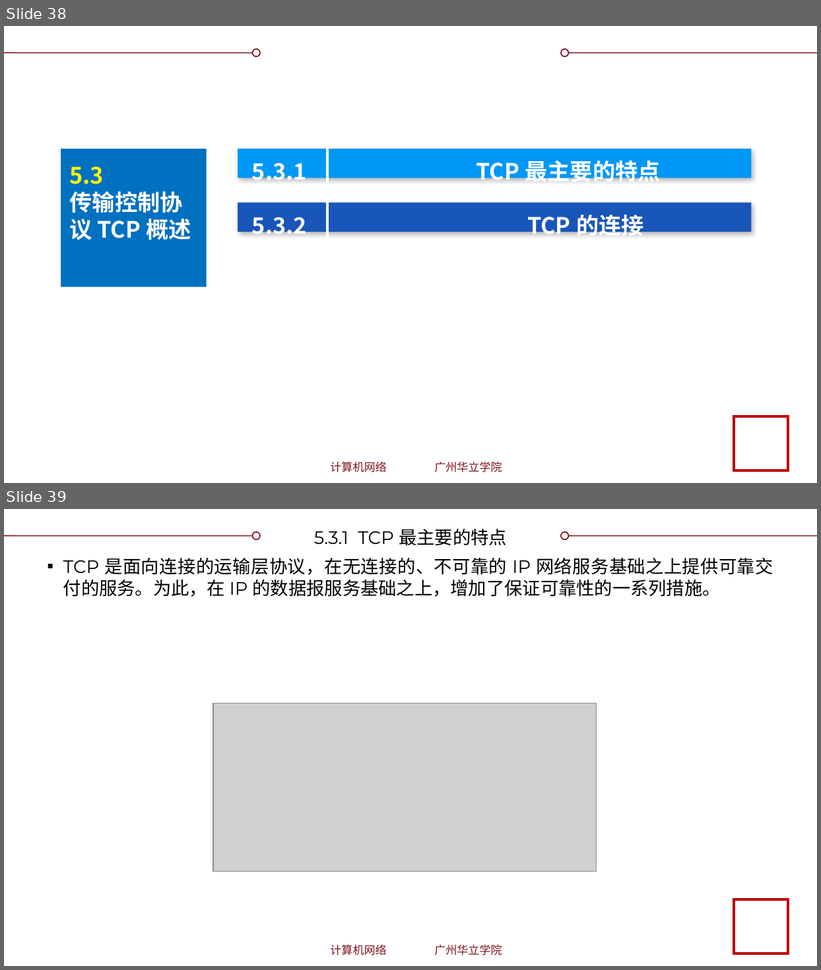
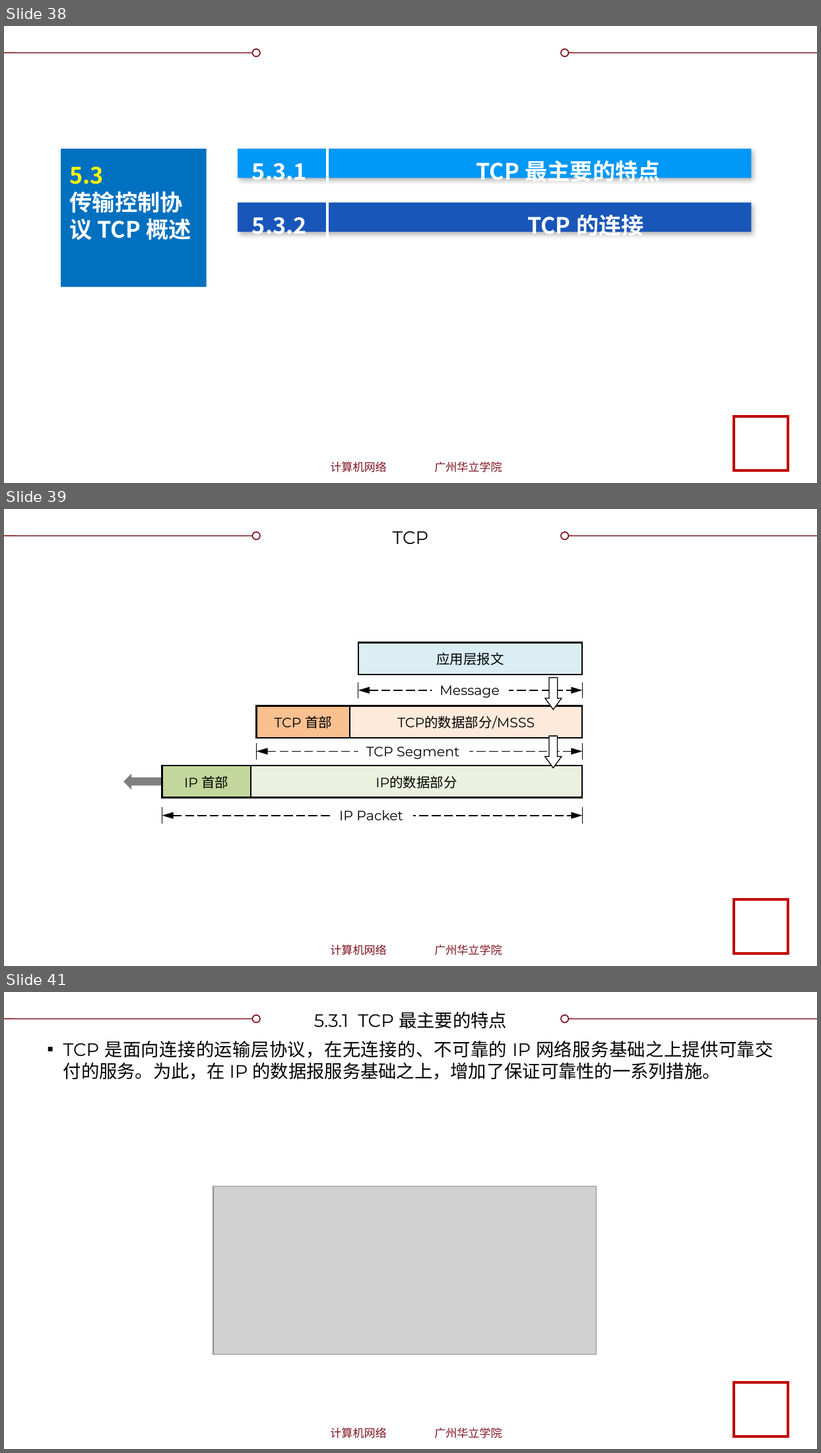
Before and after one commit to glplaman/glplaman.github.io, a slide deck: network/ppt/chap5.pptx. Shown one above the other, each under a label of ours: slides 38 and 39 before the commit, slides 38, 39 and 41 after it; the slides between them are not shown. The pictures are 821x970 and 821x1453 pixels, drawn with LibreOffice and Linux fonts; fonts in the diff are those of the drawing; grey boxes stand for pictures; background and template pictures are left out. Boxes give left, top, right and bottom in pixels: in the first picture for what was removed or moved away, otherwise in the second. Text is boxed around its words. In the diff, an @@ line names an element or a change of style, - is before the commit and + after.

```diff
--- a/network/ppt/chap5.pptx
+++ b/network/ppt/chap5.pptx
@@ slide 39 added at (4, 509, 817, 966), background #FFFFFF; not listed: 8 template elements that a slide beside it also shows @@
@@ title added at (393, 531, 429, 544), 16 pt, text #000000 @@
+TCP
@@ table added at (358, 642, 583, 674), 1 rows, 1 columns @@
+应用层报文
@@ line added from (358, 682) to (358, 698), #000000 0.75 pt @@
@@ rectangle added at (432, 678, 509, 702), fill #FFFFFF, 12 pt, text #000000 @@
+Message
@@ down arrow added at (546, 678, 562, 710), fill #FFFFFF, outline #000000 0.75 pt @@
@@ line added from (582, 682) to (582, 698), #000000 0.75 pt @@
@@ table added at (257, 706, 583, 737), 1 rows, 2 columns @@
+TCP 首部 | TCP的数据部分/MSSS
@@ double arrow added from (358, 691) to (582, 691), #000000 1 pt dashed @@
@@ line added from (257, 743) to (257, 759), #000000 0.75 pt @@
@@ rectangle added at (358, 739, 470, 764), fill #FFFFFF, 12 pt, text #000000 @@
+TCP Segment
@@ down arrow added at (545, 736, 561, 768), fill #FFFFFF, outline #000000 0.75 pt @@
@@ line added from (582, 743) to (582, 759), #000000 0.75 pt @@
@@ table added at (162, 766, 582, 797), 1 rows, 2 columns @@
+IP 首部 | IP的数据部分
@@ double arrow added from (257, 751) to (582, 751), #000000 1 pt dashed @@
@@ down arrow added at (123, 774, 162, 790), fill #808080 @@
@@ double arrow added from (162, 815) to (582, 815), #000000 1 pt dashed @@
@@ line added from (162, 807) to (162, 824), #000000 0.75 pt @@
@@ text added at (339, 810, 403, 821), 12 pt, text #000000 @@
+IP Packet
@@ line added from (582, 807) to (582, 824), #000000 0.75 pt @@
@@ what was slide 39 is now slide 41 @@
```
Also in this commit, not shown: 7 slides changed, 3 other slides added, 14 other files.
